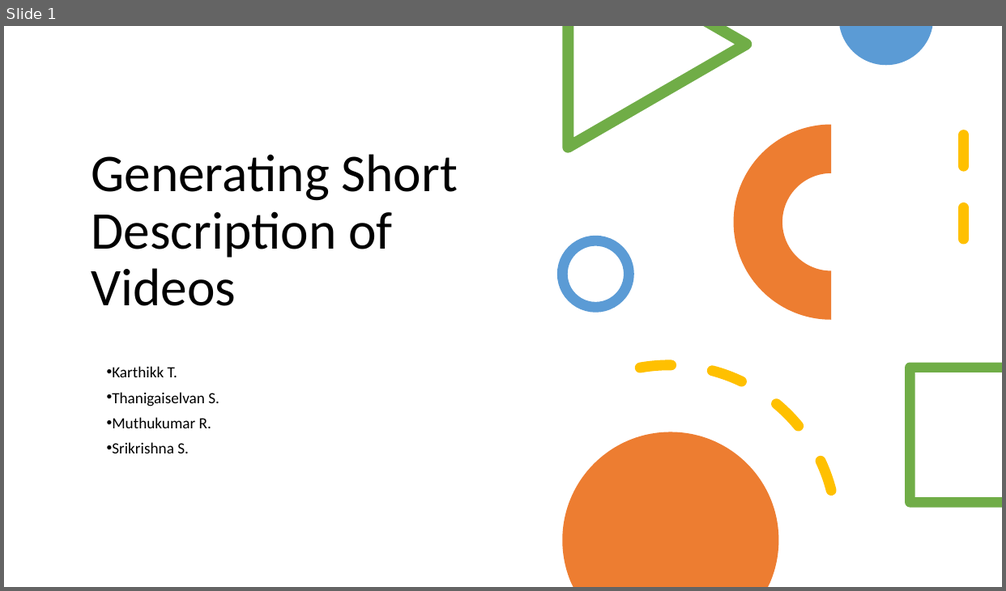
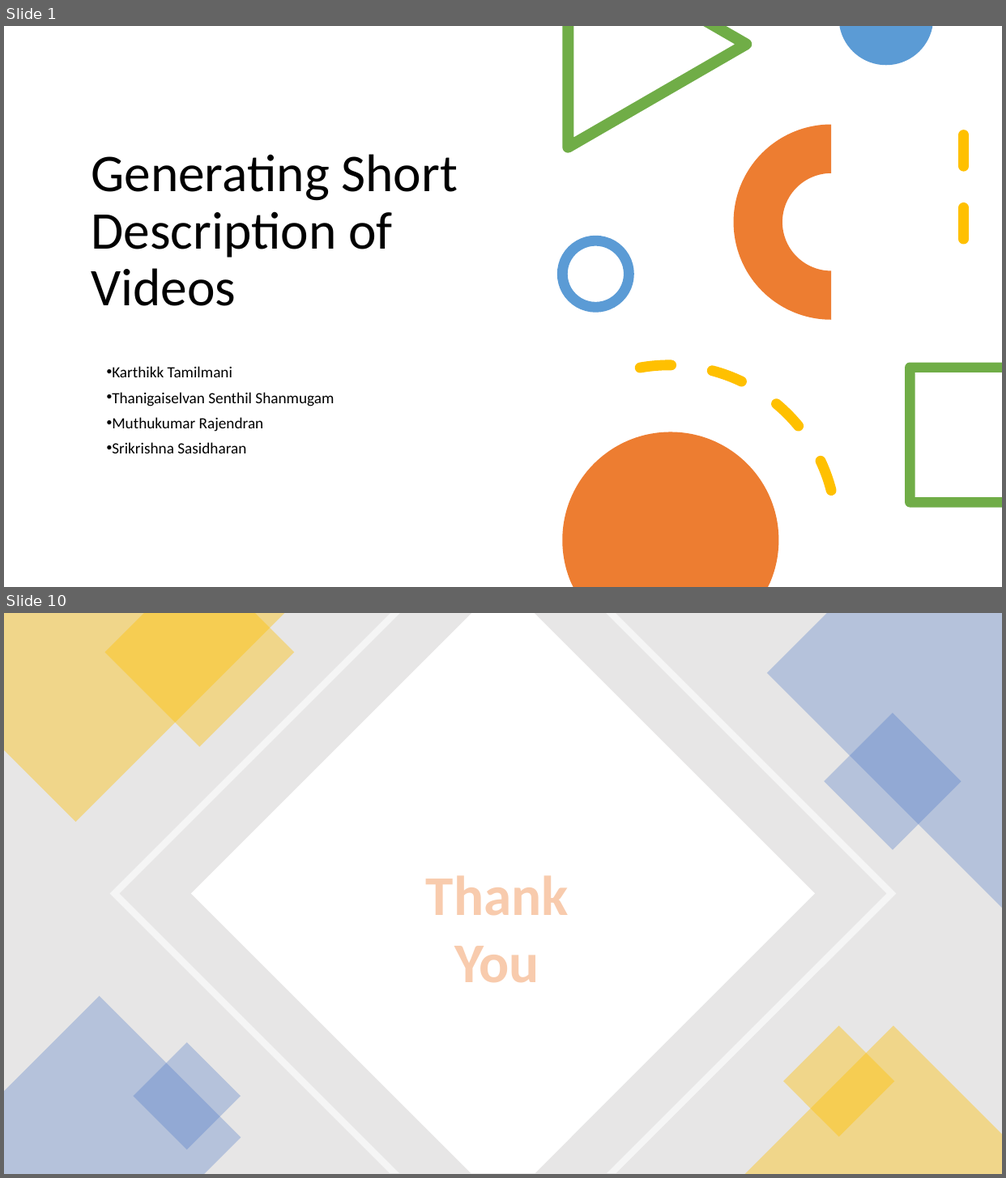
Before and after one commit to karthikktamilmani/Text_Summarization, a slide deck: presentation/p_09.pptx. Shown one above the other, each under a label of ours: slide 1 before the commit, slides 1 and 10 after it; the slides between them are not shown. The pictures are 1006x591 and 1006x1178 pixels, drawn with LibreOffice and Linux fonts; fonts in the diff are those of the drawing. Boxes give left, top, right and bottom in pixels: in the first picture for what was removed or moved away, otherwise in the second. Text is boxed around its words. In the diff, an @@ line names an element or a change of style, - is before the commit and + after.

```diff
--- a/presentation/p_09.pptx
+++ b/presentation/p_09.pptx
@@ slide 10 added at box(4, 613, 1002, 1174), background #FFFFFF @@
@@ rectangle added at box(4, 613, 1002, 1174), fill #E7E6E6 @@
@@ freeform shape added at box(4, 613, 284, 822), fill #FFC000 at 40% opacity @@
@@ freeform shape added at box(105, 613, 295, 747), fill #FFC000 at 40% opacity @@
@@ freeform shape added at box(109, 613, 897, 1174), fill #FFFFFF at 60% opacity @@
@@ freeform shape added at box(191, 613, 815, 1174), fill #FFFFFF @@
@@ freeform shape added at box(767, 613, 1002, 908), fill #4472C4 at 30% opacity @@
@@ rectangle added at box(824, 713, 961, 850), fill #4472C4 at 30% opacity @@
@@ text added at box(426, 875, 569, 983), 54 pt, text #F8CBAD, bold @@
+Thank You
@@ freeform shape added at box(4, 997, 241, 1174), fill #4472C4 at 30% opacity @@
@@ rectangle added at box(783, 1025, 895, 1137), fill #FFC000 at 40% opacity @@
@@ rectangle added at box(134, 1042, 241, 1151), fill #4472C4 at 30% opacity @@
@@ freeform shape added at box(744, 1026, 1002, 1174), fill #FFC000 at 40% opacity @@
@@ slide 1 changed as well @@
@@ subtitle at box(112, 366, 334, 454): text changed @@
-• Karthikk T.
-• Thanigaiselvan S.
-• Muthukumar R.
-• Srikrishna S.
+• Karthikk Tamilmani
+• Thanigaiselvan Senthil Shanmugam
+• Muthukumar Rajendran
+• Srikrishna Sasidharan
```
Also in this commit, not shown: 6 other slides changed, 2 other slides added, 2 slides removed.
